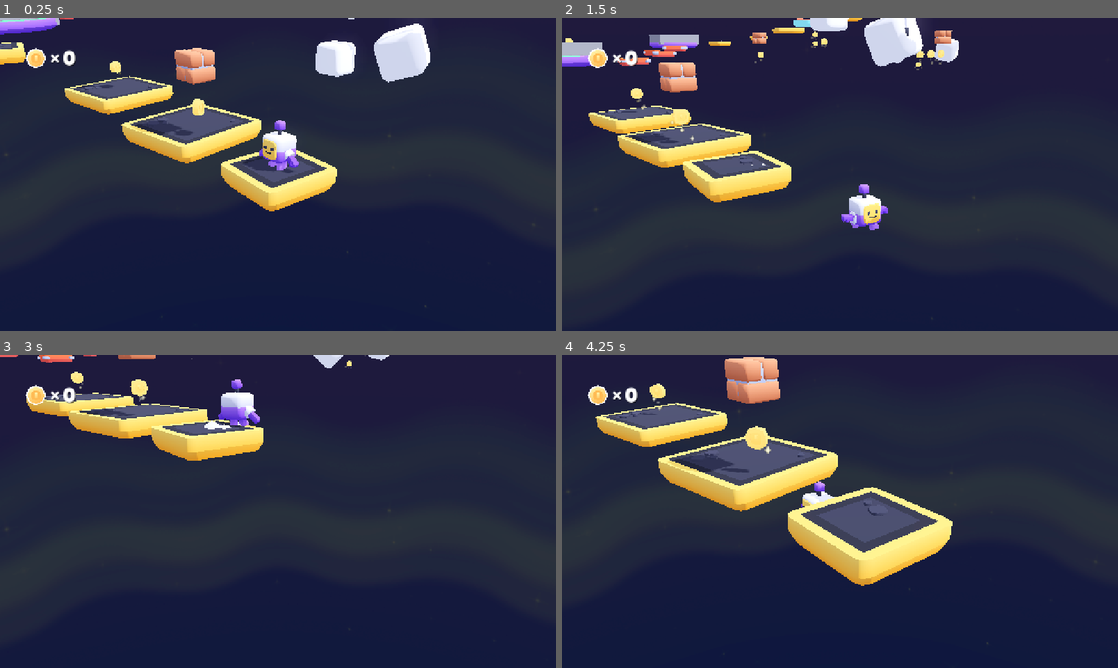
Above: before the commit, frames 1-4 (two rows, left to right).
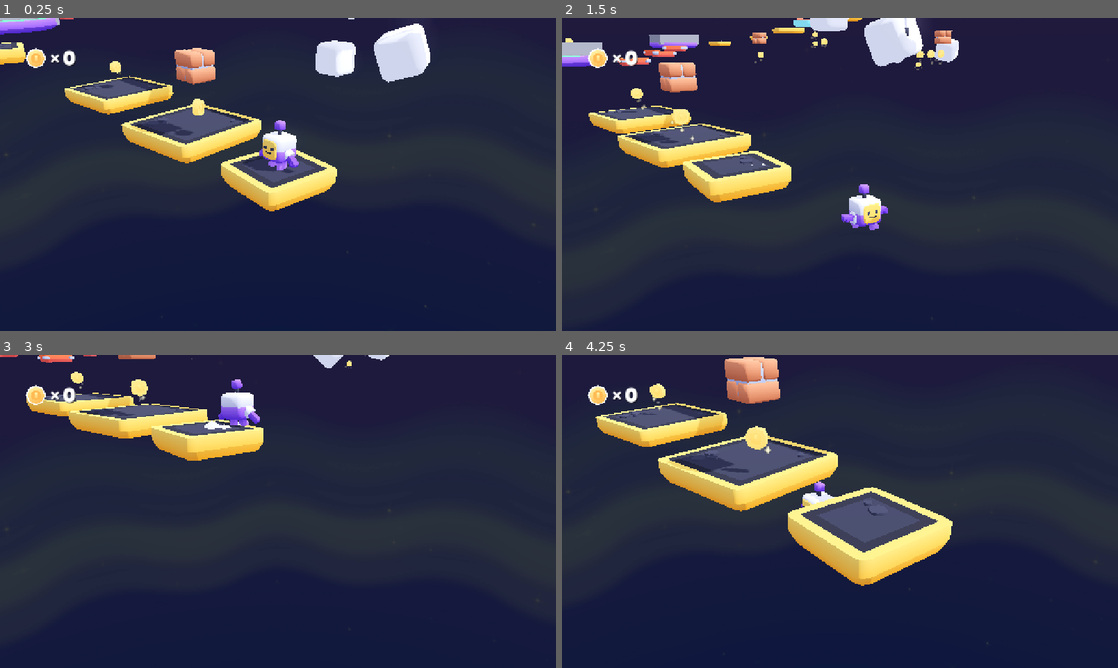
Above: after the commit, the same moments.

Repository: insertnewusername/3d-platformer
Game: Godot game, scene res://scenes/main.tscn
Two runs of this game, one before a commit and one after it. Both use one fixed random seed, a clock stepped at 60 frames per second and the inputs below.
Inputs (mouse positions are in pixels of both pictures, inside the frame that each line leads up to):
- Up to frame 1 (0.25 s): no input
- Up to frame 2 (1.5 s): tap Enter at 0.5 s; move the mouse to (962, 158) at 0.52 s; hold D (move_right) 0.53-1.28 s; tap Down (camera_down) at 0.6 s; click (962, 158) at 0.67 s; tap Space (jump) at 0.77 s; move the mouse to (728, 190) at 1.27 s; hold S (move_back) from 1.28 s (still down); tap Left (camera_left) at 1.35 s
- Up to frame 3 (3 s): tap Space (jump) at 1.52 s; move the mouse to (333, 442) at 2.02 s; release S (move_back) at 2.03 s; hold D (move_right) 2.03-2.78 s; tap Right (camera_right) at 2.1 s; move the mouse to (250, 574) at 2.77 s; hold W (move_forward) from 2.78 s (still down); tap Up (camera_up) at 2.85 s; click (250, 574) at 2.92 s
- Up to frame 4 (4.25 s): tap Space (jump) at 3.02, 3.77 s; move the mouse to (1006, 558) at 3.52 s; release W (move_forward) at 3.53 s; hold A (move_left) from 3.53 s (still down); tap Alt at 3.6 s

The runs differ from the first frame. In frame 1, 0.5% of the frame differs, in the area x 21-62%, y 7-34%; in frame 2, 0.3%; in frame 3, 0.2%; in frame 4, 0.7%, in the area x 17-48%, y 15-33%.
Error in both runs: Invalid assignment of property or key 'light_energy' with value of type 'float' on a base object of type 'null instance'. (res://scripts/main.gd:12)

Commit message:
add mysteryfloor to main

Diff:
--- a/scenes/main.tscn
+++ b/scenes/main.tscn
@@ -253,7 +253,7 @@
 transform = Transform3D(1, 0, 0, 0, 1, 0, 0, 0, 1, 7.2846107, 9.563549, -6.9510756)
 
 [node name="Node3D" parent="World" unique_id=544104476 instance=ExtResource("15_dp3eg")]
-transform = Transform3D(0.6506625, 0, 0, 0, 0.37079912, 0, 0, 0, 0.9033748, 7.4898205, 9.995807, -13.956458)
+transform = Transform3D(-2.8441358e-08, 0, 0.90337473, 0, 0.3707991, 0, -0.6506624, 0, -3.9487762e-08, -0.3133316, 9.995807, -6.9991884)
 
 [node name="Sun" type="DirectionalLight3D" parent="." unique_id=2119582164]
 transform = Transform3D(-0.422618, -0.694272, 0.582563, 0, 0.642788, 0.766044, -0.906308, 0.323744, -0.271654, 0, 0, 0)
